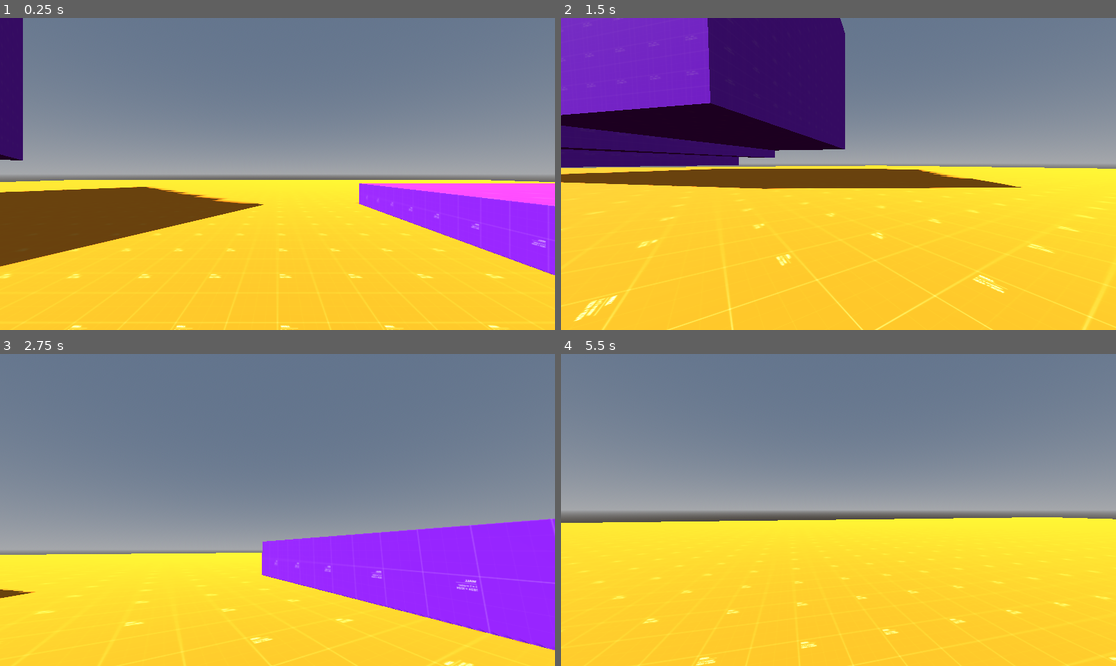
Above: before the commit, frames 1-4 (two rows, left to right).
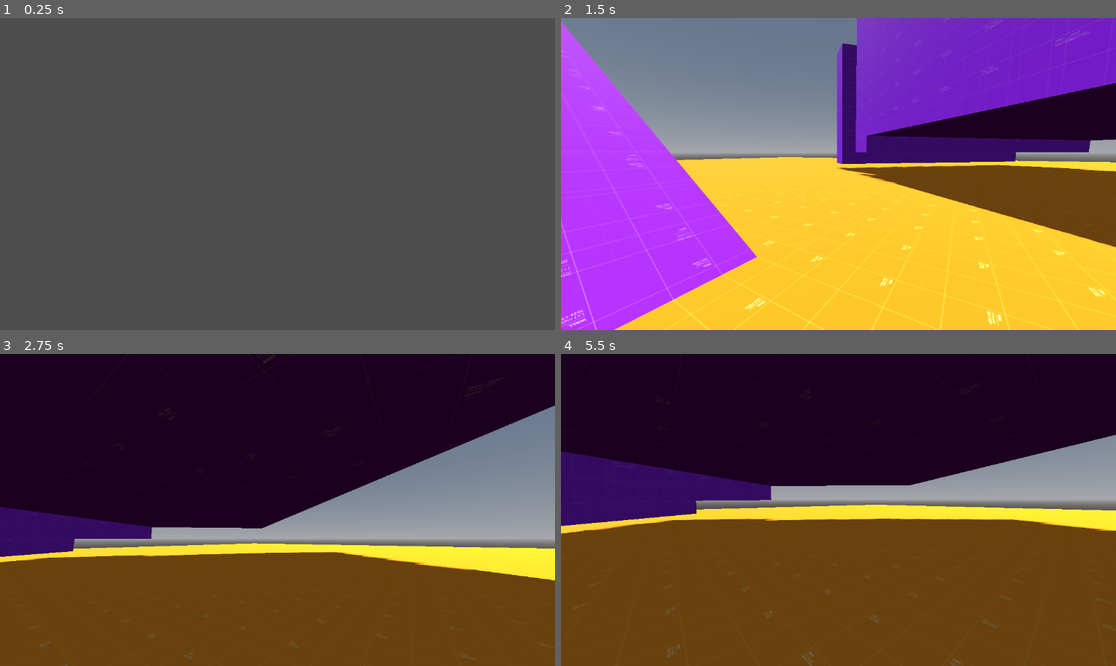
Above: after the commit, the same moments.

Repository: IAmNotIsaac/carliles-bad-dream
Game: Godot game, scene res://scenes/general/main.tscn
Two runs of this game, one before a commit and one after it. Both use one fixed random seed, a clock stepped at 60 frames per second and the inputs below. Before the commit the project starts from res://scenes/levels/test_world.tscn.
Inputs (mouse positions are in pixels of both pictures, inside the frame that each line leads up to):
- Up to frame 1 (0.25 s): no input
- Up to frame 2 (1.5 s): move the mouse to (866, 174) at 0.52 s; hold W (move_forward) from 0.53 s (still down); tap C (crawl) at 0.6 s; tap Space (jump) at 0.77 s; move the mouse to (810, 174) at 1.27 s; click (810, 174) at 1.35 s
- Up to frame 3 (2.75 s): keep holding W (move_forward); tap Space (jump) at 1.52 s; move the mouse to (288, 503) at 2.02 s; hold Shift (walk) from 2.03 s (still down)
- Up to frame 4 (5.5 s): keep holding W (move_forward); move the mouse to (832, 516) at 2.77 s; release Shift (walk) at 2.78 s; tap C (crawl) at 2.85, 5.1 s; tap Space (jump) at 3.02, 3.77, 4.52 s; move the mouse to (877, 513) at 3.52 s; press the mouse at (877, 513) at 3.53 s; move the mouse to (794, 506) at 4.27 s; release the mouse at (794, 506) at 4.28 s; tap Shift (walk) at 4.35 s; move the mouse to (844, 510) at 5.02 s

The runs differ from the first frame. In frame 1, 100% of the frame differs, in the area x 0-100%, y 0-100%; in frame 2, 69%; in frame 3, 88%; in frame 4, 93%.

Commit message:
uhhh stuff

Diff:
--- a/project.godot
+++ b/project.godot
@@ -11,13 +11,14 @@
 [application]
 
 config/name="dream"
-run/main_scene="res://scenes/levels/test_world.tscn"
+run/main_scene="res://scenes/general/main.tscn"
 config/features=PackedStringArray("4.0", "Forward Plus")
 config/icon="res://assets/textures/icon.svg"
 
 [autoload]
 
 Settings="*res://singletons/settings.gd"
+Level="*res://singletons/level.tscn"
 
 [input]
 
--- /dev/null
+++ b/scenes/general/main.gd
@@ -0,0 +1 @@
+extends Node
--- /dev/null
+++ b/scenes/general/main.tscn
@@ -0,0 +1,6 @@
+[gd_scene load_steps=2 format=3 uid="uid://moffj3y7608n"]
+
+[ext_resource type="Script" path="res://scenes/general/main.gd" id="1_4v43o"]
+
+[node name="Main" type="Node"]
+script = ExtResource("1_4v43o")
--- a/scenes/general/player.gd
+++ b/scenes/general/player.gd
@@ -71,6 +71,8 @@
 ## Private methods ##
 
 func _ready() -> void:
+	Level.deferred_input.connect(_deferred_input)
+
 	_climb_check.position.z = -_CLIMB_DISTANCE
 	_health = _MAX_HEALTH
 	if _cam_target != null:
@@ -78,7 +80,7 @@
 	_state.ready()
 
 
-func _input(event : InputEvent) -> void:
+func _deferred_input(event : InputEvent) -> void:
 	if event is InputEventMouseMotion:
 		if not _state.matches(States.QUICK_CLIMB):
 			_gimbal.rotation_degrees.y -= event.relative.x * Settings.camera_sensitivity
--- /dev/null
+++ b/singletons/level.gd
@@ -0,0 +1,84 @@
+extends Node
+
+
+signal deferred_input(event : InputEvent)
+
+
+var _load_paths := {
+	"real": "",
+	"dream": ""
+}
+
+@onready var _ui := $UI
+@onready var _game := $Game
+@onready var _real_world_container := $%RealWorldContainer
+@onready var _real_world_viewport := $%RealWorldViewport
+@onready var _real_progress_bar := $%RealProgressBar
+@onready var _real_load_screen := $%RealLoadScreen
+@onready var _dream_world_container := $%DreamWorldContainer
+@onready var _dream_world_viewport := $%DreamWorldViewport
+@onready var _dream_progress_bar := $%DreamProgressBar
+@onready var _dream_load_screen := $%DreamLoadScreen
+
+
+## Private methods
+
+func _ready() -> void:
+	load_real_world("res://scenes/levels/test_world.tscn")
+
+
+func _input(event : InputEvent) -> void:
+	deferred_input.emit(event)
+
+
+func _process(_delta : float) -> void:
+	_load_level("real", _real_progress_bar, _real_load_screen, _real_world_viewport)
+	_load_level("dream", _dream_progress_bar, _dream_load_screen, _dream_world_viewport)
+
+	_real_world_container.set_visible(_real_world_viewport.get_children(true) != [] or _load_paths["real"] != "")
+	_dream_world_container.set_visible(_dream_world_viewport.get_children(true) != [] or _load_paths["dream"] != "")
+
+
+func _load_level(path_key : String, progress_bar : ProgressBar, load_screen : Control, root_node : Node) -> void:
+	var progress := []
+	var load_status := ResourceLoader.load_threaded_get_status(_load_paths[path_key], progress)
+	match load_status:
+		ResourceLoader.THREAD_LOAD_INVALID_RESOURCE:
+			load_screen.hide()
+		ResourceLoader.THREAD_LOAD_IN_PROGRESS:
+			load_screen.show()
+			progress_bar.set_value(progress[0] * 100.0)
+		ResourceLoader.THREAD_LOAD_FAILED:
+			_load_paths[path_key] = ""
+			OS.alert("Error whilst loading level, please notify developer.\nClose game if issue does not resolve itself.\n%s" % [progress])
+		ResourceLoader.THREAD_LOAD_LOADED:
+			load_screen.hide()
+			var res := ResourceLoader.load_threaded_get(_load_paths[path_key])
+			_load_paths[path_key] = ""
+			if not res is PackedScene:
+				push_error("Attempted loading level that is not a PackedScene")
+				return
+			root_node.add_child(res.instantiate())
+
+
+## Public methods
+
+func load_real_world(path : String) -> void:
+	if ResourceLoader.exists(path):
+		_load_paths["real"] = path
+		await get_tree().create_timer(1.0).timeout
+		ResourceLoader.load_threaded_request(path)
+
+
+func close_real_world() -> void:
+	pass
+
+
+func load_dream_world(path : String) -> void:
+	if ResourceLoader.exists(path):
+		_load_paths["dream"] = path
+		ResourceLoader.load_threaded_request(path)
+
+
+func close_dream_world() -> void:
+	pass
--- /dev/null
+++ b/singletons/level.tscn
@@ -0,0 +1,111 @@
+[gd_scene load_steps=2 format=3 uid="uid://b5flyya5ffm4m"]
+
+[ext_resource type="Script" path="res://singletons/level.gd" id="1_245p2"]
+
+[node name="Level" type="Node"]
+script = ExtResource("1_245p2")
+
+[node name="UI" type="CanvasLayer" parent="."]
+
+[node name="Game" type="CanvasLayer" parent="."]
+
+[node name="Control" type="Control" parent="Game"]
+layout_mode = 3
+anchors_preset = 15
+anchor_right = 1.0
+anchor_bottom = 1.0
+grow_horizontal = 2
+grow_vertical = 2
+
+[node name="HSplitContainer" type="HBoxContainer" parent="Game/Control"]
+layout_mode = 1
+anchors_preset = 15
+anchor_right = 1.0
+anchor_bottom = 1.0
+grow_horizontal = 2
+grow_vertical = 2
+
+[node name="RealWorldContainer" type="Control" parent="Game/Control/HSplitContainer"]
+unique_name_in_owner = true
+layout_mode = 2
+size_flags_horizontal = 3
+
+[node name="SubViewportContainer" type="SubViewportContainer" parent="Game/Control/HSplitContainer/RealWorldContainer"]
+layout_mode = 1
+anchors_preset = 15
+anchor_right = 1.0
+anchor_bottom = 1.0
+grow_horizontal = 2
+grow_vertical = 2
+size_flags_horizontal = 3
+stretch = true
+
+[node name="RealWorldViewport" type="SubViewport" parent="Game/Control/HSplitContainer/RealWorldContainer/SubViewportContainer"]
+unique_name_in_owner = true
+handle_input_locally = false
+size = Vector2i(574, 648)
+render_target_update_mode = 4
+
+[node name="RealLoadScreen" type="ColorRect" parent="Game/Control/HSplitContainer/RealWorldContainer"]
+unique_name_in_owner = true
+layout_mode = 1
+anchors_preset = 15
+anchor_right = 1.0
+anchor_bottom = 1.0
+grow_horizontal = 2
+grow_vertical = 2
+color = Color(0, 0, 0, 1)
+
+[node name="RealProgressBar" type="ProgressBar" parent="Game/Control/HSplitContainer/RealWorldContainer/RealLoadScreen"]
+unique_name_in_owner = true
+layout_mode = 1
+anchors_preset = 14
+anchor_top = 0.5
+anchor_right = 1.0
+anchor_bottom = 0.5
+offset_top = -13.5
+offset_bottom = 13.5
+grow_horizontal = 2
+grow_vertical = 2
+
+[node name="DreamWorldContainer" type="Control" parent="Game/Control/HSplitContainer"]
+unique_name_in_owner = true
+layout_mode = 2
+size_flags_horizontal = 3
+
+[node name="SubViewportContainer" type="SubViewportContainer" parent="Game/Control/HSplitContainer/DreamWorldContainer"]
+layout_mode = 1
+anchors_preset = 15
+anchor_right = 1.0
+anchor_bottom = 1.0
+grow_horizontal = 2
+grow_vertical = 2
+size_flags_horizontal = 3
+
+[node name="DreamWorldViewport" type="SubViewport" parent="Game/Control/HSplitContainer/DreamWorldContainer/SubViewportContainer"]
+unique_name_in_owner = true
+handle_input_locally = false
+size = Vector2i(2, 648)
+render_target_update_mode = 4
+
+[node name="DreamLoadScreen" type="ColorRect" parent="Game/Control/HSplitContainer/DreamWorldContainer"]
+unique_name_in_owner = true
+layout_mode = 1
+anchors_preset = 15
+anchor_right = 1.0
+anchor_bottom = 1.0
+grow_horizontal = 2
+grow_vertical = 2
+color = Color(0, 0, 0, 1)
+
+[node name="DreamProgressBar" type="ProgressBar" parent="Game/Control/HSplitContainer/DreamWorldContainer/DreamLoadScreen"]
+unique_name_in_owner = true
+layout_mode = 1
+anchors_preset = 14
+anchor_top = 0.5
+anchor_right = 1.0
+anchor_bottom = 0.5
+offset_top = -13.5
+offset_bottom = 13.5
+grow_horizontal = 2
+grow_vertical = 2
